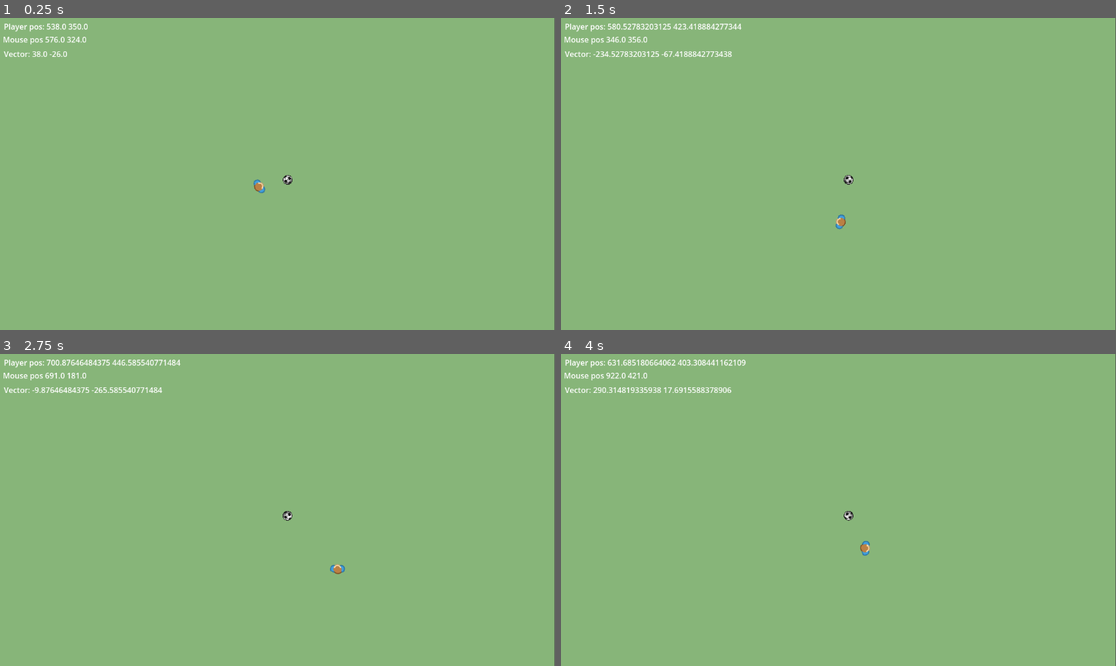
Above: before the commit, frames 1-4 (two rows, left to right).
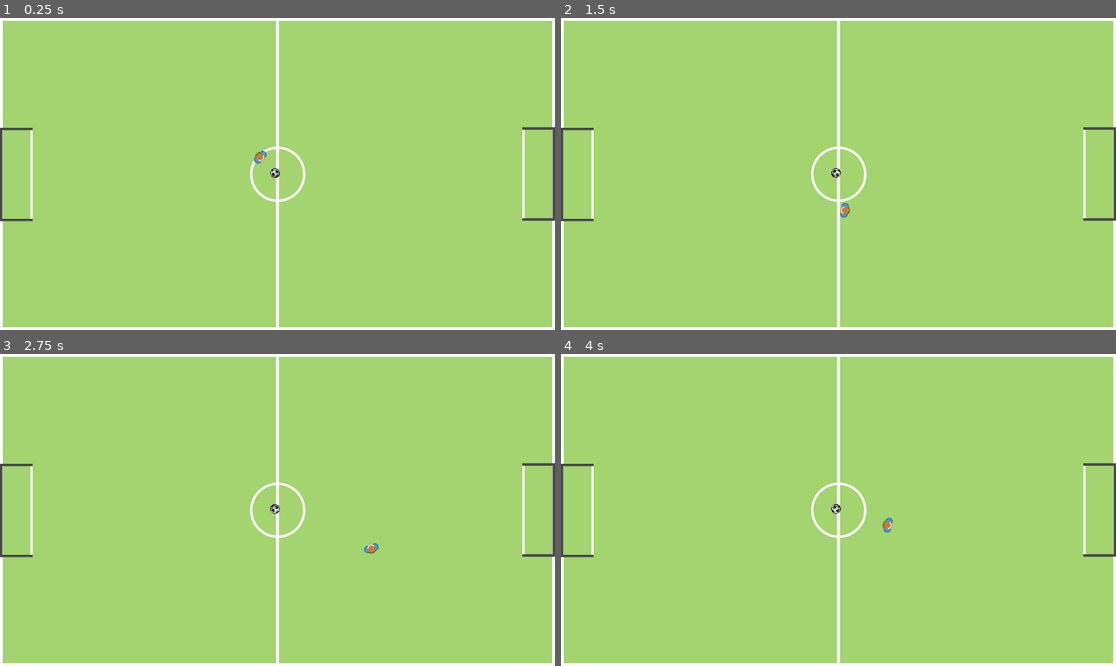
Above: after the commit, the same moments.

Repository: Jahimees/yardball
Game: Godot game, scene res://game/game_field/game_field.tscn
Same seed, same stepped clock (60 frames per second), same inputs: the game is played once before the commit and once after it. Before the commit the project starts from res://game/player/test_field.tscn.
Inputs (mouse positions are in pixels of both pictures, inside the frame that each line leads up to):
- Up to frame 1 (0.25 s): no input
- Up to frame 2 (1.5 s): tap Enter at 0.5 s; move the mouse to (960, 158) at 0.52 s; hold D (move_right) 0.53-1.28 s; move the mouse to (727, 189) at 1.27 s; hold S (move_back) from 1.28 s (still down)
- Up to frame 3 (2.75 s): move the mouse to (333, 441) at 2.02 s; release S (move_back) at 2.03 s; hold D (move_right) from 2.03 s (still down)
- Up to frame 4 (4 s): move the mouse to (810, 572) at 2.77 s; release D (move_right) at 2.78 s; hold W (move_forward) 2.78-3.53 s; move the mouse to (1005, 556) at 3.52 s; hold A (move_left) from 3.53 s (still down)

The runs differ from the first frame. In frame 1, 100% of the frame differs, in the area x 0-100%, y 0-100%; in frame 2, 100%; in frame 3, 100%; in frame 4, 100%.

Commit message:
Player plays ball

Diff:
--- a/game/ball/ball.tscn
+++ b/game/ball/ball.tscn
@@ -8,6 +8,7 @@
 bounce = 1.0
 
 [sub_resource type="CircleShape2D" id="CircleShape2D_wbr61"]
+radius = 16.0312
 
 [sub_resource type="AtlasTexture" id="AtlasTexture_3butf"]
 atlas = ExtResource("1_sqgsq")
--- a/game/player/player.gd
+++ b/game/player/player.gd
@@ -1,16 +1,26 @@
 extends CharacterBody2D
 
+class_name Player
 
-const SPEED = 100.0
+const SPEED = 150.0
 const JUMP_VELOCITY = -400.0
 
 @onready var player_sprite = $AnimatedSprite2D
+
+var collision_body
+var is_ball_pushed
 
 func _physics_process(delta: float) -> void:
 	velocity = Vector2(0, 0)
 
 	var direction = (get_global_mouse_position() - self.global_position).normalized()
 	move(direction)
+
+	if collision_body is Ball and !is_ball_pushed:
+		is_ball_pushed = true
+		collision_body.apply_central_impulse(velocity * 1)
+		await get_tree().create_timer(0.3).timeout
+		is_ball_pushed = false
 
 	move_and_slide()
 
@@ -33,5 +43,7 @@
 
 
 func _on_collision_area_body_entered(body: Node2D) -> void:
-	if body is Ball:
-		body.apply_central_impulse(velocity * 1.5)
+	collision_body = body
+
+func _on_collision_area_body_exited(body: Node2D) -> void:
+	collision_body = null
--- a/game/player/player.tscn
+++ b/game/player/player.tscn
@@ -37,3 +37,4 @@
 shape = SubResource("CapsuleShape2D_b2mth")
 
 [connection signal="body_entered" from="CollisionArea" to="." method="_on_collision_area_body_entered"]
+[connection signal="body_exited" from="CollisionArea" to="." method="_on_collision_area_body_exited"]
--- a/project.godot
+++ b/project.godot
@@ -11,7 +11,7 @@
 [application]
 
 config/name="yardball"
-run/main_scene="uid://cg6e2eex7bhaf"
+run/main_scene="uid://djutivbypgy10"
 config/features=PackedStringArray("4.4", "GL Compatibility")
 config/icon="res://icon.svg"
 
@@ -46,6 +46,11 @@
 2d/default_gravity=0.0
 2d/default_gravity_vector=Vector2(0, 0)
 
+[physics]
+
+2d/default_gravity=0.0
+2d/default_gravity_vector=Vector2(0, 0)
+
 [rendering]
 
 textures/canvas_textures/default_texture_filter=0
Not shown: 1 places in game/player/test_field.tscn that only renumber resources
